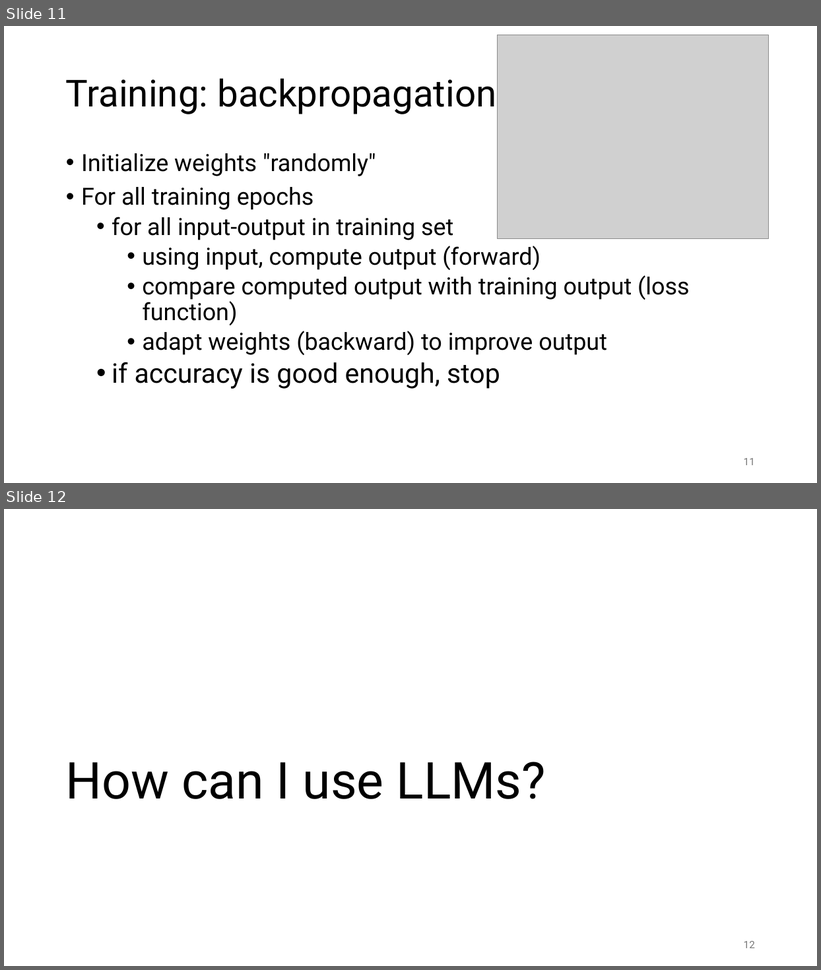
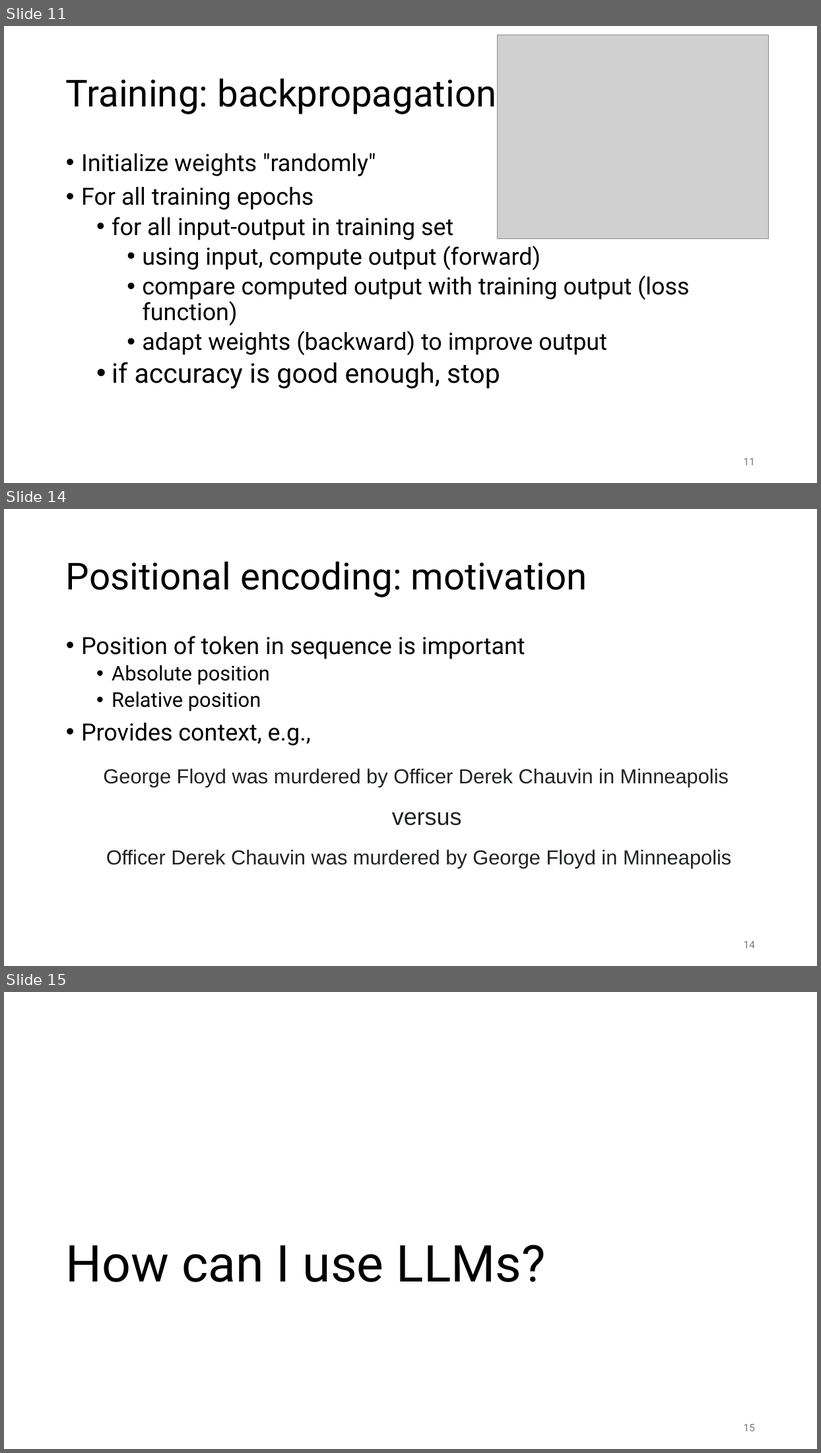
Before and after one commit to gjbex/Deploying-LLMs-locally, a slide deck: local_LLMs.pptx. Shown one above the other, each under a label of ours: slides 11 and 12 before the commit, slides 11, 14 and 15 after it; the slides between them are not shown. The pictures are 821x970 and 821x1453 pixels, drawn with LibreOffice and Linux fonts; fonts in the diff are those of the drawing; grey boxes stand for pictures. Boxes give left, top, right and bottom in pixels: in the first picture for what was removed or moved away, otherwise in the second. Text is boxed around its words. In the diff, an @@ line names an element or a change of style, - is before the commit and + after.

```diff
--- a/local_LLMs.pptx
+++ b/local_LLMs.pptx
@@ slide 14 added at <box>4,509,817,966</box>, background #FFFFFF @@
@@ title added at <box>66,561,587,597</box>, 44 pt, text #000000 @@
+Positional encoding: motivation
@@ text added at <box>81,636,525,746</box>, 28 pt, text #000000 @@
+• Position of token in sequence is important
+  • Absolute position
+  • Relative position
+• Provides context, e.g.,
@@ text added at <box>103,768,729,788</box>, 24 pt, text #202122 @@
+George Floyd was murdered by Officer Derek Chauvin in Minneapolis
@@ text added at <box>392,812,462,826</box>, 28 pt, text #202122 @@
+versus
@@ text added at <box>106,850,731,868</box>, 24 pt, text #202122 @@
+Officer Derek Chauvin was murdered by George Floyd in Minneapolis
@@ page number added at <box>744,941,755,949</box>, 12 pt, text #797979 @@
+14
@@ what was slide 12 is now slide 15 @@
@@ page number at <box>744,1424,755,1432</box>: text changed @@
-12
+15
```
Also in this commit, not shown: 2 other slides added.
